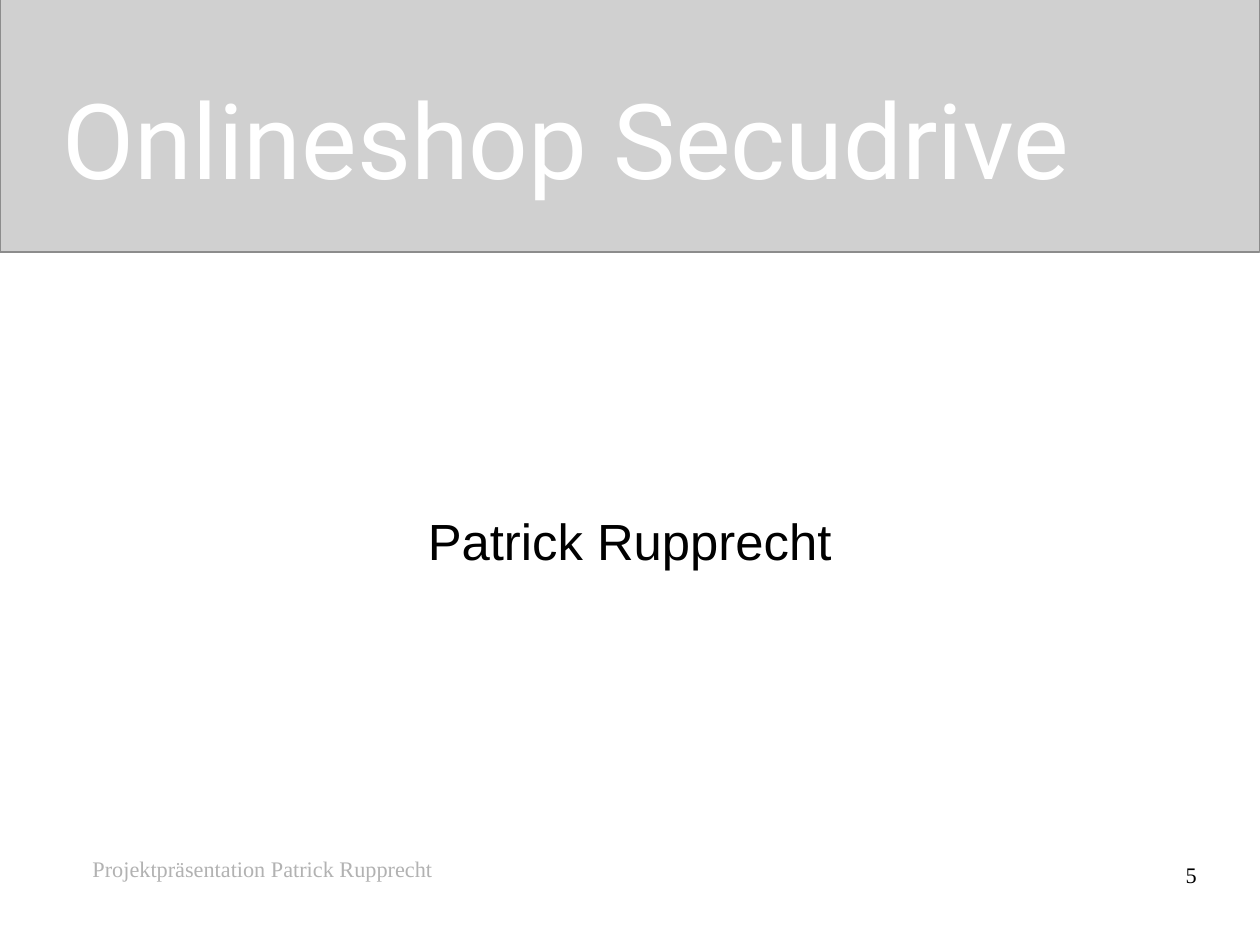
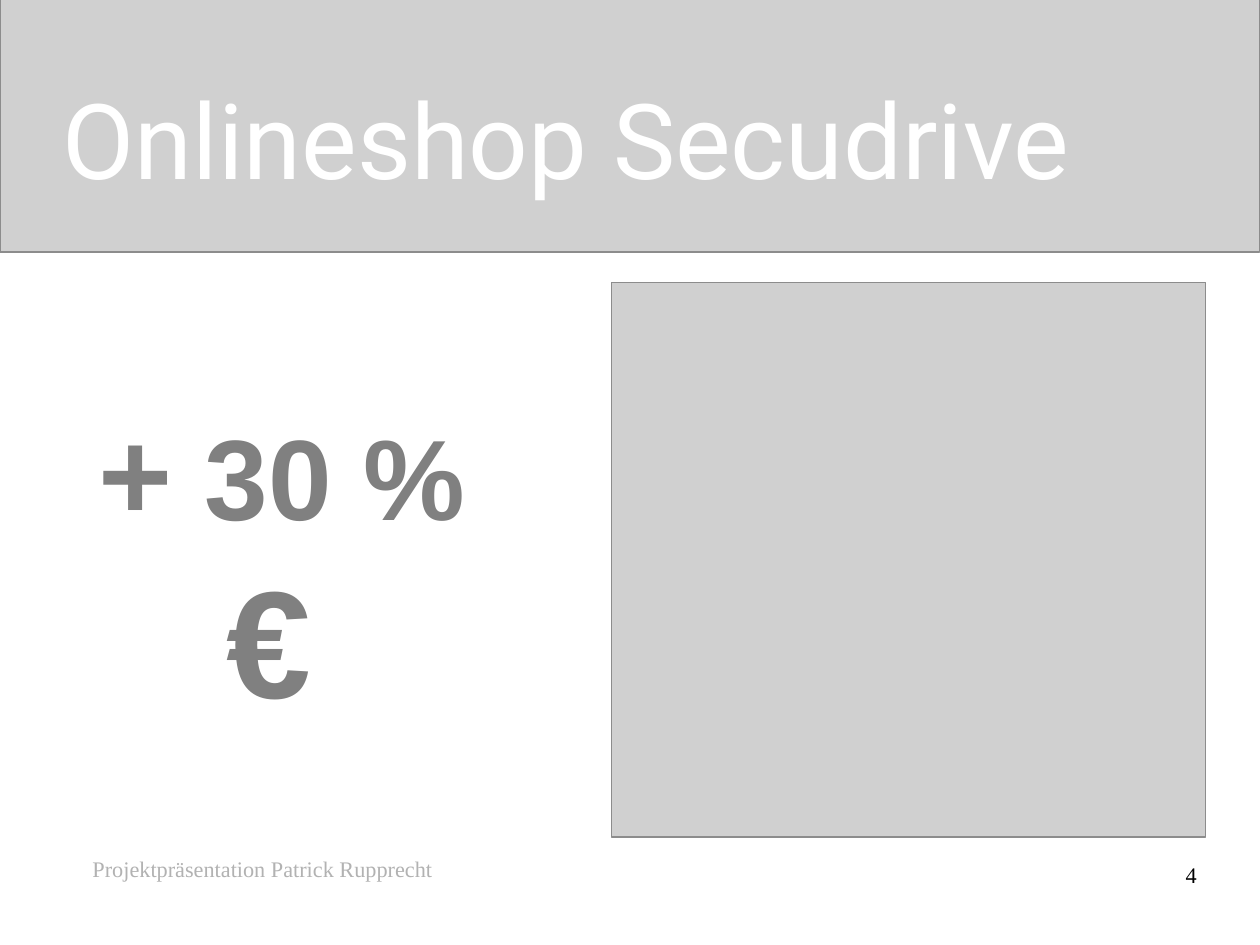
Before and after one commit to patrup/OnlineShop, a slide deck: slide 4 of OnlineShop/OnlineShop.odp (slide 5 before the commit). Drawn at 1260x945 pixels with LibreOffice and Linux fonts; fonts in the diff are those of the drawing; grey boxes stand for pictures. Boxes give left, top, right and bottom in pixels: in the first picture for what was removed or moved away, otherwise in the second. Text is boxed around its words. In the diff, an @@ line names an element or a change of style, - is before the commit and + after.

```diff
--- a/OnlineShop/OnlineShop.odp
+++ b/OnlineShop/OnlineShop.odp
@@ picture added at (612,282,1206,837) @@
@@ subtitle added at (205,440,332,521), 72 pt, text #808080, bold @@
++ 30 %
+€
@@ subtitle removed at (428,523,831,571) @@
-Patrick Rupprecht
@@ page number at (1186,868,1197,883): text changed @@
-5
+4
```
Also in this commit, not shown: 1 other slide changed.
